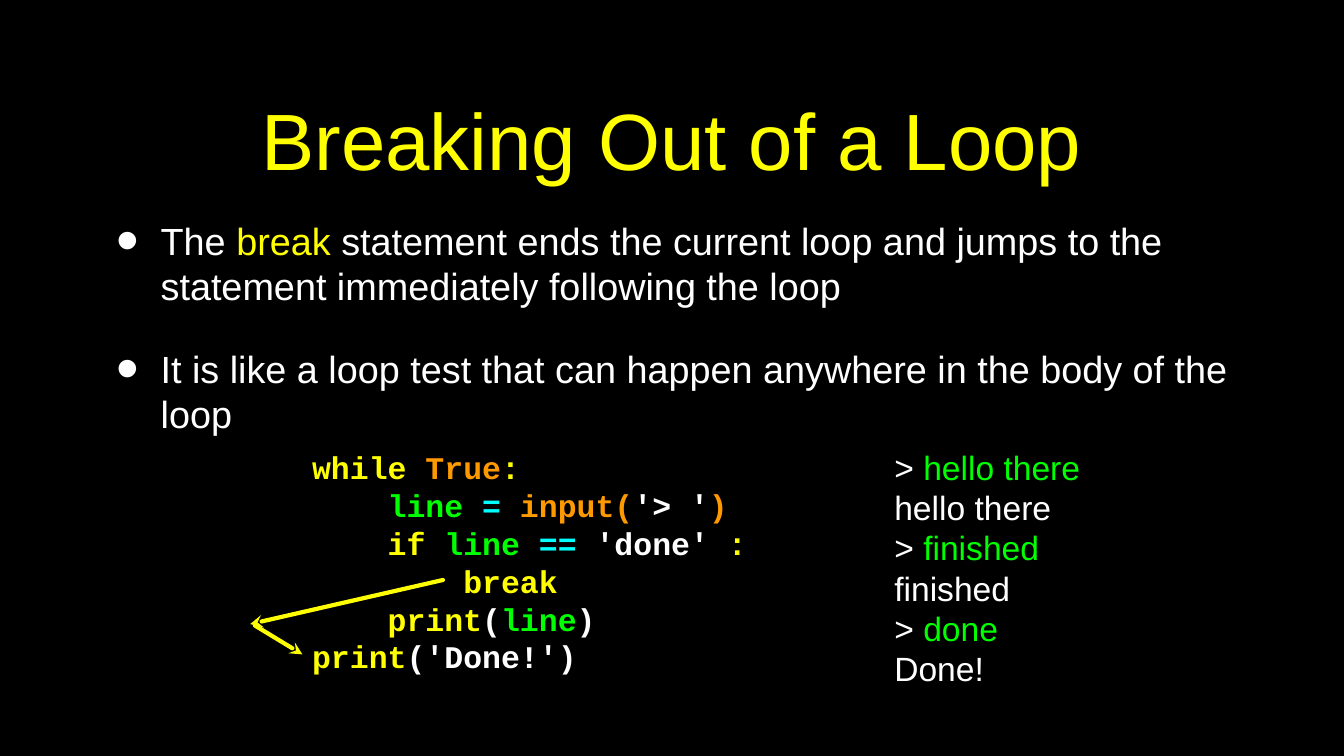
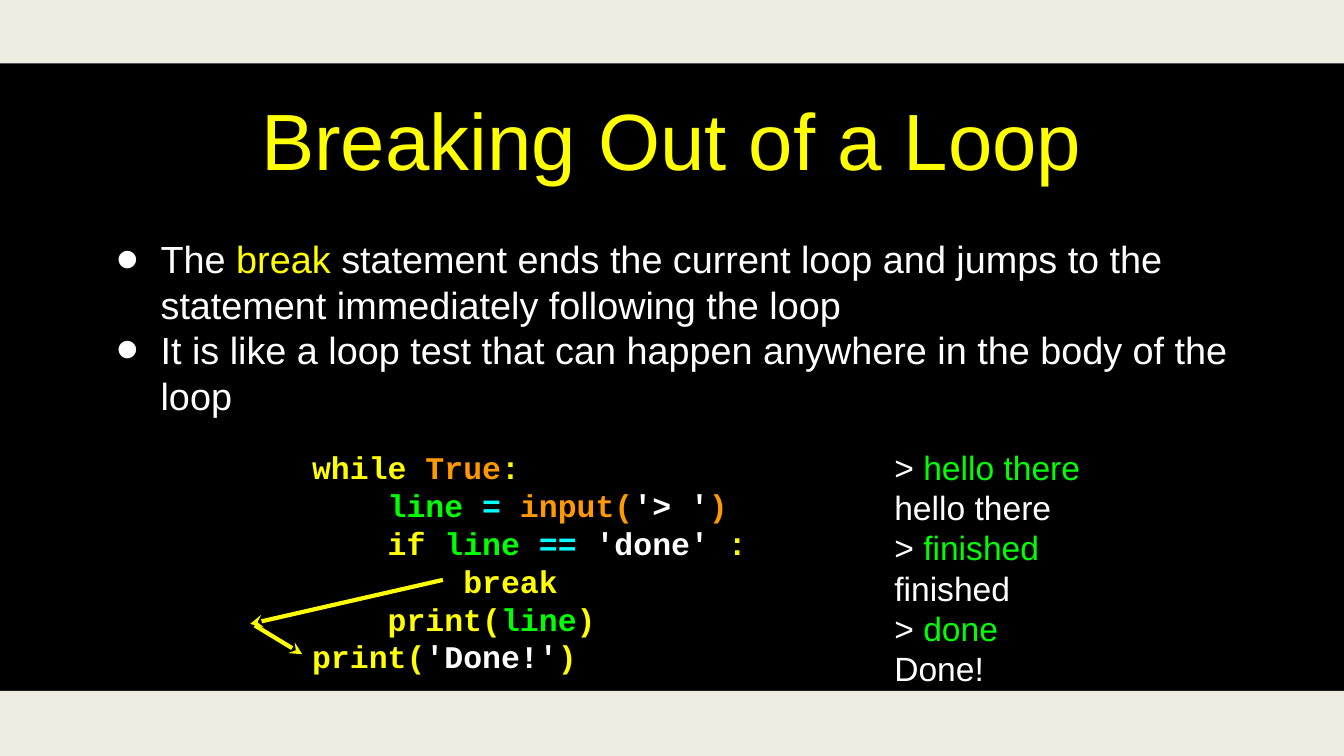
Before and after one commit to csev/py4e, a slide deck: slide 6 of lectures3/Pythonlearn-05-Iterations.pptx. Drawn at 1344x756 pixels with LibreOffice and Linux fonts; fonts in the diff are those of the drawing. Boxes give left, top, right and bottom in pixels: in the first picture for what was removed or moved away, otherwise in the second. Text is boxed around its words. In the diff, an @@ line names an element or a change of style, - is before the commit and + after.

```diff
--- a/lectures3/Pythonlearn-05-Iterations.pptx
+++ b/lectures3/Pythonlearn-05-Iterations.pptx
@@ rectangle added at box(0, 0, 1344, 63), fill #EEECE1 @@
@@ text at box(161, 336, 1228, 417): less space between paragraphs @@
@@ arrow removed from (443, 580) to (250, 624) @@
@@ freeform shape added at box(250, 580, 443, 624), outline #FFFF00 4 pt @@
@@ text at box(312, 608, 596, 675): text colour #FFFFFF to #FFFF00 in "print(line)", "print('Done!')" @@
@@ rectangle at box(0, 691, 1344, 756): fill #000000 to #EEECE1 @@
```
Also in this commit, not shown: 51 other slides changed.
